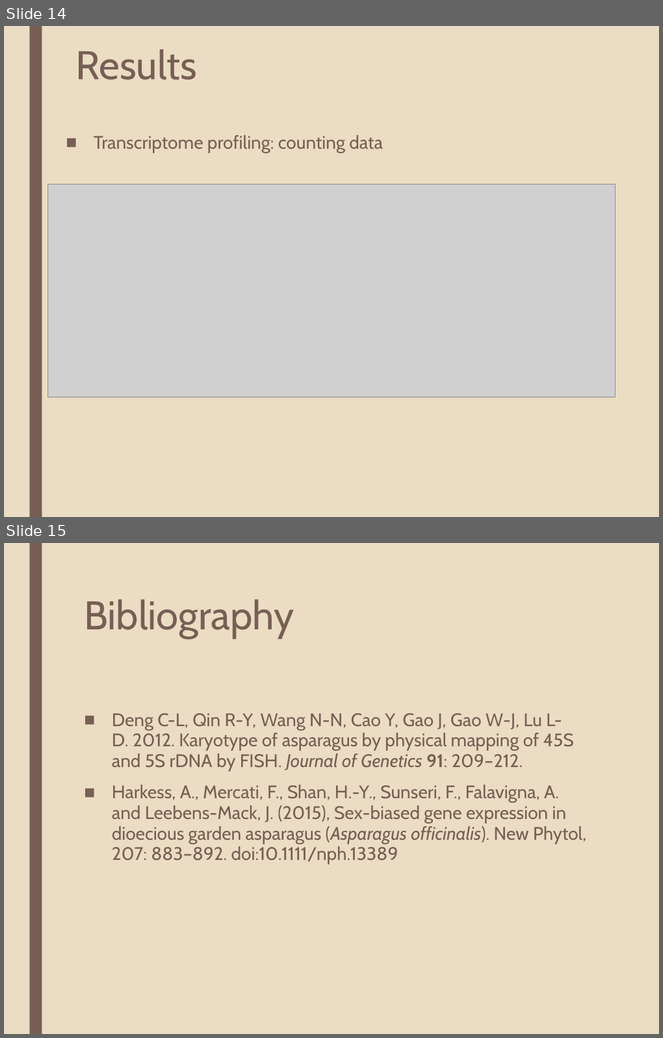
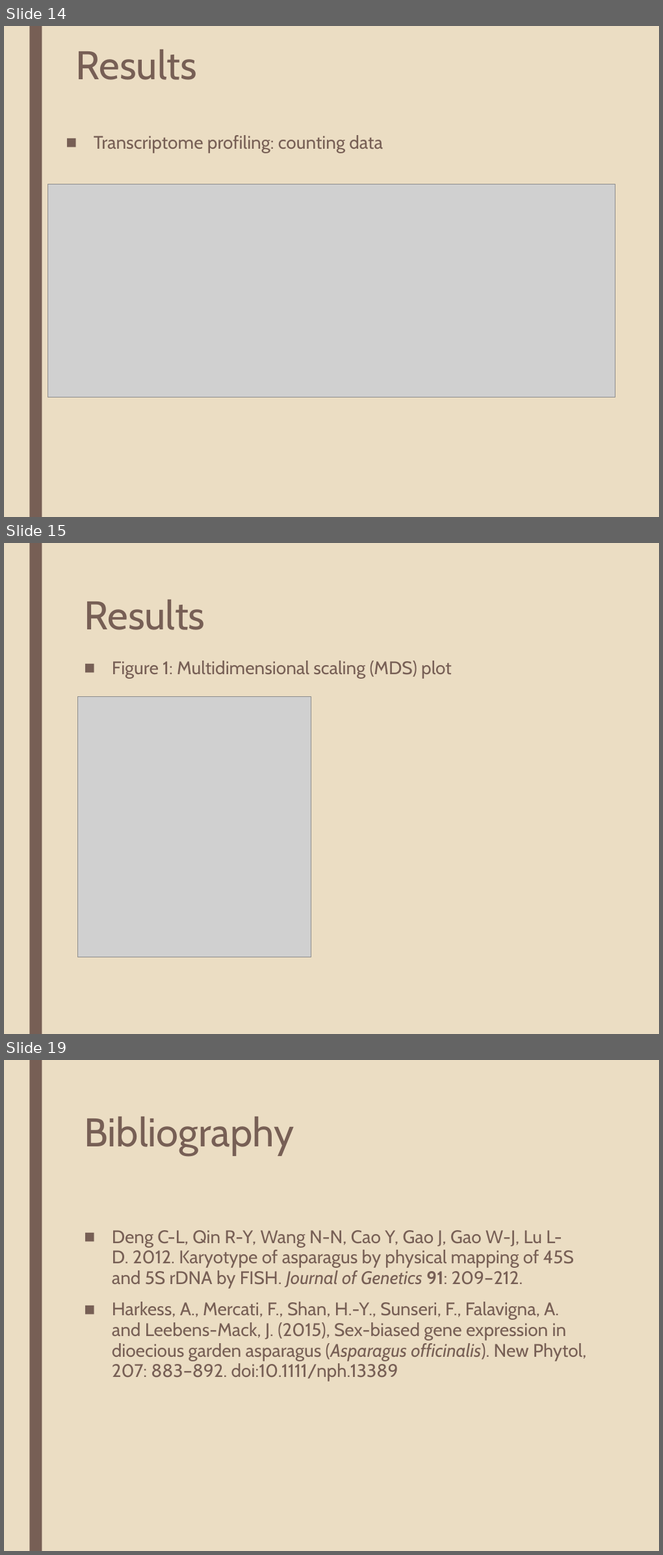
Before and after one commit to katholan/BCB546X-Spring2017_Valerin_final_project, a slide deck: asparagus.pptx. Shown one above the other, each under a label of ours: slides 14 and 15 before the commit, slides 14, 15 and 19 after it; the slides between them are not shown. The pictures are 663x1038 and 663x1555 pixels, drawn with LibreOffice and Linux fonts; fonts in the diff are those of the drawing; grey boxes stand for pictures. Boxes give left, top, right and bottom in pixels: in the first picture for what was removed or moved away, otherwise in the second. Text is boxed around its words. In the diff, an @@ line names an element or a change of style, - is before the commit and + after.

```diff
--- a/asparagus.pptx
+++ b/asparagus.pptx
@@ slide 15 added at [4,543,659,1034], background #EBDDC3; not listed: 1 template element that a slide beside it also shows @@
@@ title added at [84,600,205,630], 44 pt, text #775F55 @@
+Results
@@ text added at [112,661,452,679], 20 pt, text #775F55 @@
+■ Figure 1: Multidimensional scaling (MDS) plot
@@ picture added at [77,696,311,957] @@
@@ what was slide 15 is now slide 19 @@
```
Also in this commit, not shown: 3 other slides added, 2 other files.
